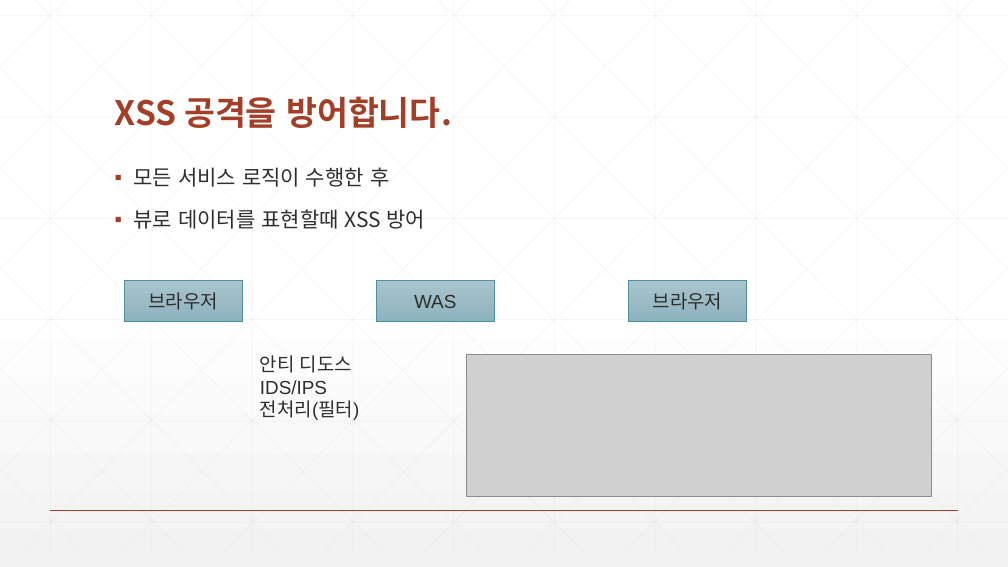
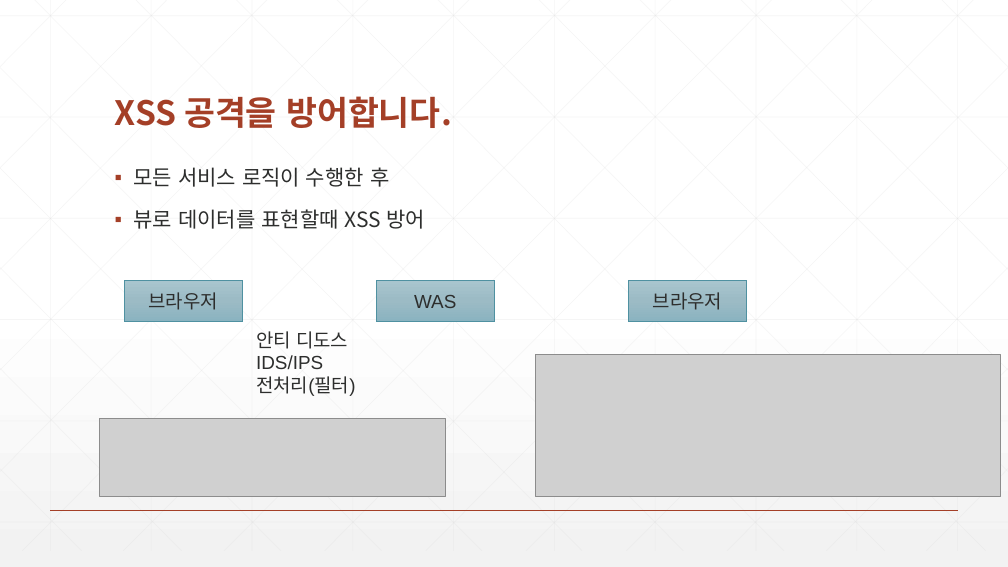
Before and after one commit to zeroshift01/code5, a slide deck: slide 2 of inflearn02/doc/심화_XSS 공격을 방어합니다.pptx. Drawn at 1008x567 pixels with LibreOffice and Linux fonts; fonts in the diff are those of the drawing; grey boxes stand for pictures. Boxes give left, top, right and bottom in pixels: in the first picture for what was removed or moved away, otherwise in the second. Text is boxed around its words. In the diff, an @@ line names an element or a change of style, - is before the commit and + after.

```diff
--- a/inflearn02/doc/심화_XSS 공격을 방어합니다.pptx
+++ b/inflearn02/doc/심화_XSS 공격을 방어합니다.pptx
@@ text "안티 디도스" moved from (x1=260, y1=355, x2=360, y2=420) to (x1=256, y1=331, x2=356, y2=396) @@
@@ picture moved from (x1=467, y1=354, x2=932, y2=497) to (x1=535, y1=354, x2=1000, y2=497) @@
@@ picture added at (x1=100, y1=419, x2=445, y2=497) @@
```
Also in this commit, not shown: 10 other files.
